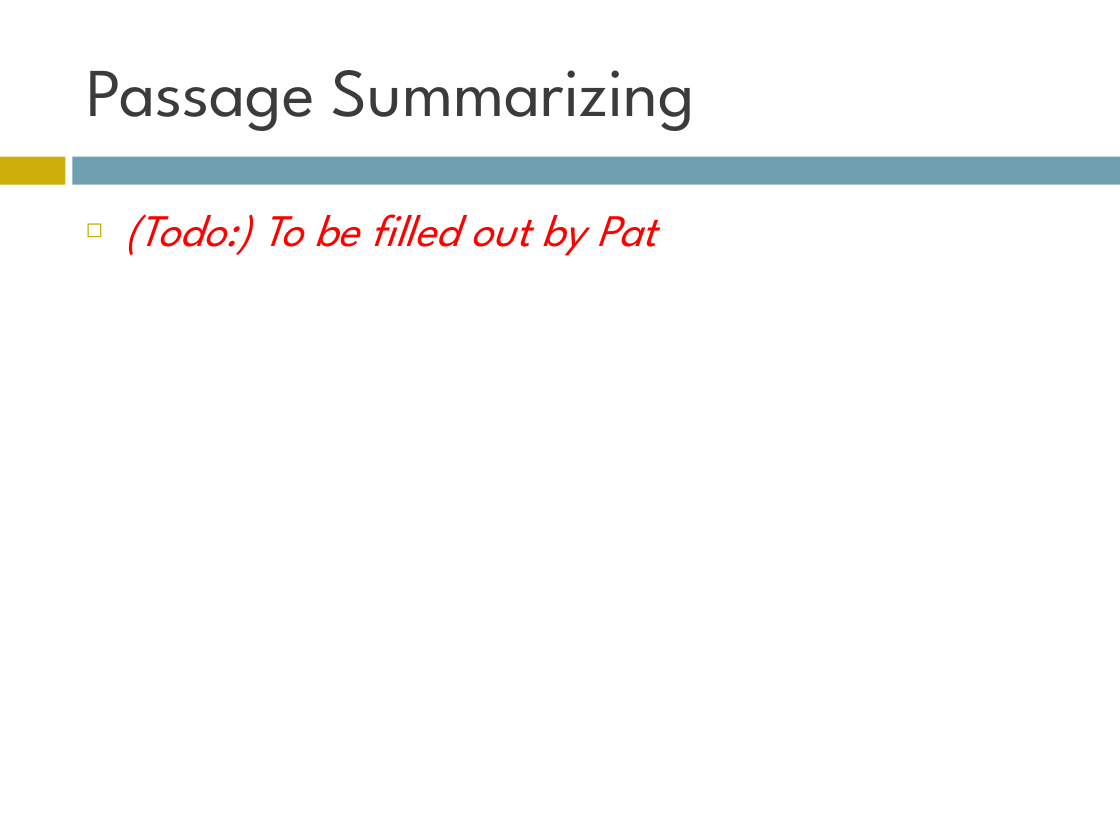
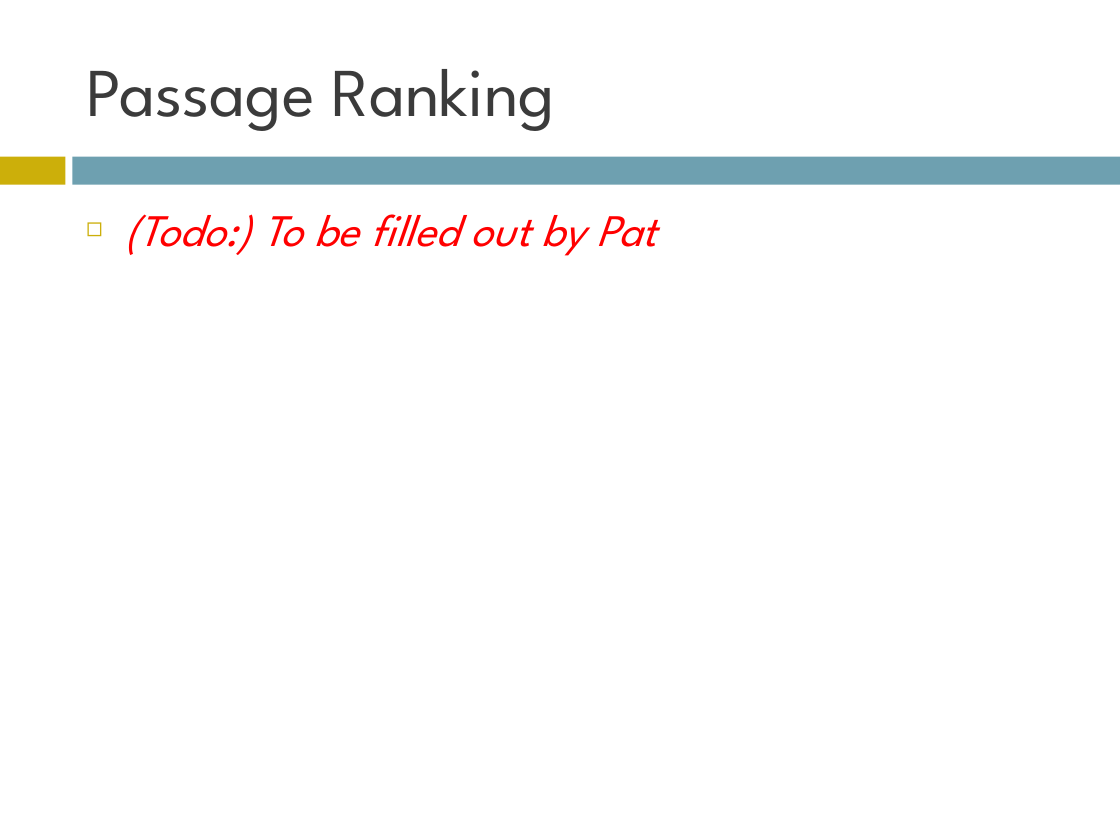
Before and after one commit to AndrewFM/NLPFinal, a slide deck: slide 21 of QA Presentation.ppt (slide 9 before the commit). Drawn at 1120x840 pixels with LibreOffice and Linux fonts; fonts in the diff are those of the drawing. Boxes give left, top, right and bottom in pixels: in the first picture for what was removed or moved away, otherwise in the second. Text is boxed around its words. In the diff, an @@ line names an element or a change of style, - is before the commit and + after.

```diff
--- a/QA Presentation.ppt
+++ b/QA Presentation.ppt
@@ title at bbox=[86, 69, 555, 131]: text changed @@
-Passage Summarizing
+Passage Ranking
```
Also in this commit, not shown: 2 other slides changed, 13 slides added, 2 slides removed, 4 other files.
